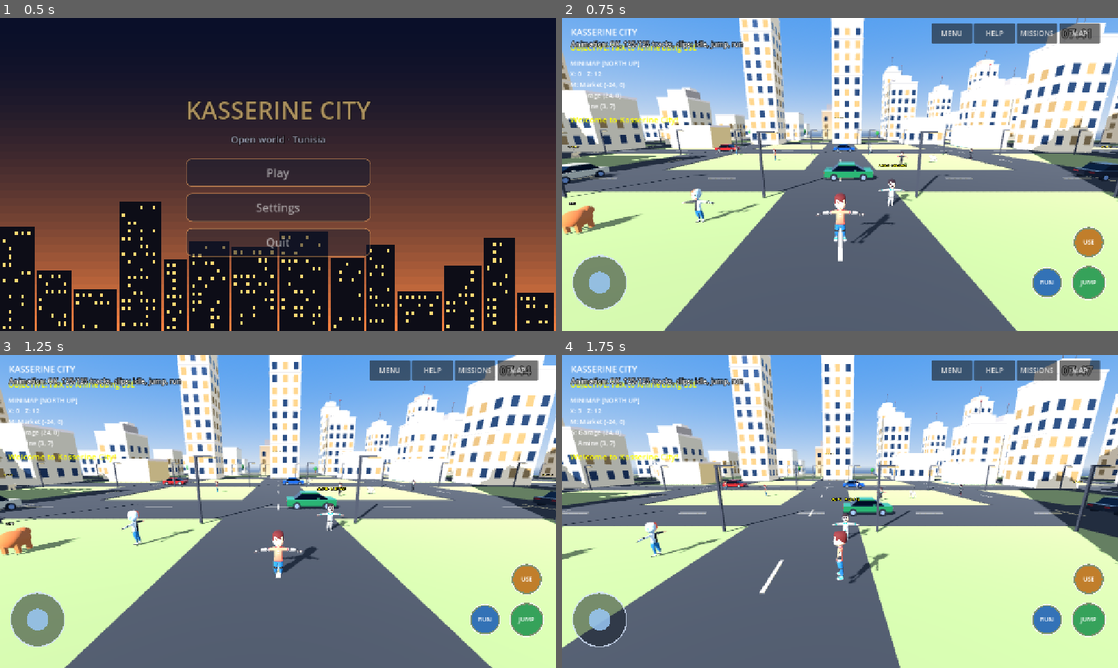
Above: before the commit, frames 1-4 (two rows, left to right).
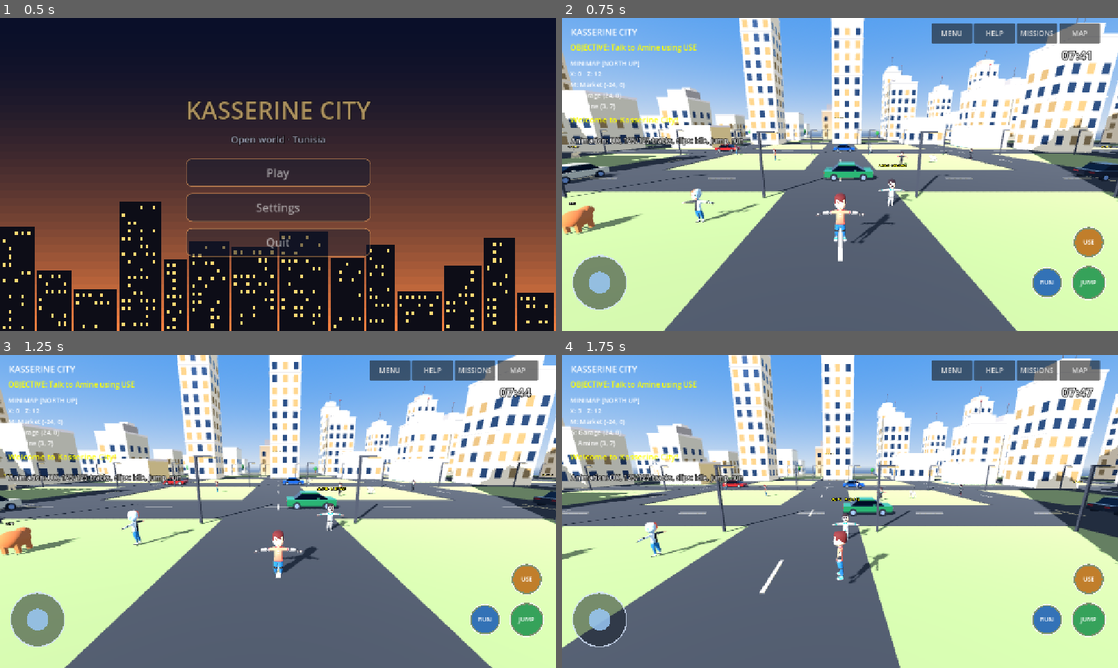
Above: after the commit, the same moments.

Repository: Gass-OS/Kasserine-City
Game: Godot game, scene res://menu.tscn
The game is run twice, just before and just after one commit, with the same random seed, the same clock (stepped at 60 frames per second) and the same inputs.
Inputs (mouse positions are in pixels of both pictures, inside the frame that each line leads up to):
- Up to frame 1 (0.5 s): no input
- Up to frame 2 (0.75 s): click "Play" at 0.5 s
- Up to frame 3 (1.25 s): no input
- Up to frame 4 (1.75 s): move the mouse to (962, 495) at 1.27 s; hold D from 1.28 s (still down); click (962, 495) at 1.42 s; tap Space at 1.52 s

Frame 1 is identical in both runs. In frame 2, 1.3% of the frame differs, in the area x 1-96%, y 3-41%; in frame 3, 1.4%; in frame 4, 1.4%.

Commit message:
Stage 4: conversations face each other, mission chain, main menu button

Diff:
--- a/main.tscn
+++ b/main.tscn
@@ -1,10 +1,11 @@
-[gd_scene load_steps=6 format=3]
+[gd_scene load_steps=7 format=3]
 
 [ext_resource type="Script" path="res://scripts/world.gd" id="1"]
 [ext_resource type="Script" path="res://scripts/daynight.gd" id="2"]
 [ext_resource type="Script" path="res://scripts/night_glow.gd" id="3"]
 [ext_resource type="Script" path="res://scripts/dialogue.gd" id="4"]
 [ext_resource type="Script" path="res://scripts/anim_driver.gd" id="5"]
+[ext_resource type="Script" path="res://scripts/missions_plus.gd" id="6"]
 
 [node name="KasserineCity" type="Node3D"]
 script = ExtResource("1")
@@ -20,3 +21,6 @@
 
 [node name="AnimDriver" type="Node" parent="."]
 script = ExtResource("5")
+
+[node name="MissionsPlus" type="Node" parent="."]
+script = ExtResource("6")
--- a/scripts/anim_driver.gd
+++ b/scripts/anim_driver.gd
@@ -14,7 +14,7 @@
     layer.layer = 20
     add_child(layer)
     label = Label.new()
-    label.position = Vector2(20, 48)
+    label.position = Vector2(20, 270)
     label.add_theme_font_size_override("font_size", 16)
     label.add_theme_constant_override("outline_size", 5)
     label.add_theme_color_override("font_outline_color", Color.BLACK)
--- a/scripts/daynight.gd
+++ b/scripts/daynight.gd
@@ -51,7 +51,7 @@
 	clock.add_theme_font_size_override("font_size", 28)
 	clock.add_theme_constant_override("outline_size", 6)
 	clock.add_theme_color_override("font_outline_color", Color.BLACK)
-	clock.position = Vector2(get_viewport().get_visible_rect().size.x - 130.0, 14.0)
+	clock.position = Vector2(get_viewport().get_visible_rect().size.x - 130.0, 64.0)
 	layer.add_child(clock)
 
 func is_night() -> bool:
--- a/scripts/dialogue.gd
+++ b/scripts/dialogue.gd
@@ -118,9 +118,34 @@
     await get_tree().create_timer(hold).timeout
     root.visible = false
 
-func _converse(a: Node3D, b: Node3D, lines: Array) -> void:
+func _converse_old(a: Node3D, b: Node3D, lines: Array) -> void:
     busy = true
     await _say(a, lines[0], 1.6)
     await _say(b, lines[1], 1.6)
     busy = false
     timer = randf_range(5.0, 11.0)
+
+func _face(a: Node3D, b: Node3D) -> void:
+    var d := b.position - a.position
+    d.y = 0.0
+    if d.length() > 0.01:
+        a.rotation.y = atan2(-d.x, -d.z)
+
+func _converse(a: Node3D, b: Node3D, lines: Array) -> void:
+    busy = true
+    var cw = world.get("citizen_waits")
+    var cs = world.get("citizens")
+    var ia: int = cs.find(a) if cs != null else -1
+    var ib: int = cs.find(b) if cs != null else -1
+    if cw != null:
+        if ia >= 0: cw[ia] = 90.0
+        if ib >= 0: cw[ib] = 90.0
+    _face(a, b)
+    _face(b, a)
+    await _say(a, lines[0], 1.6)
+    await _say(b, lines[1], 1.6)
+    if cw != null:
+        if ia >= 0: cw[ia] = 0.8
+        if ib >= 0: cw[ib] = 0.8
+    busy = false
+    timer = randf_range(5.0, 11.0)
--- a/scripts/gameplay.gd
+++ b/scripts/gameplay.gd
@@ -149,6 +149,12 @@
     exit_button.pressed.connect(_exit_game)
     actions.add_child(exit_button)
 
+    var to_menu = Button.new()
+    to_menu.text = "MAIN MENU"
+    to_menu.custom_minimum_size = Vector2(110, 48)
+    to_menu.pressed.connect(_to_main_menu)
+    actions.add_child(to_menu)
+
 func _open(title: String):
     panel.visible = true
     get_tree().paused = true
@@ -272,3 +278,7 @@
 
 func _add_speech_bubbles():
     pass
+
+func _to_main_menu():
+    get_tree().paused = false
+    get_tree().change_scene_to_file("res://menu.tscn")
--- /dev/null
+++ b/scripts/missions_plus.gd
@@ -0,0 +1,92 @@
+extends Node
+
+const STEPS = [
+    {"text": "Visit the School", "pos": Vector3(-36, 0, -36), "night": false},
+    {"text": "Check the Police station", "pos": Vector3(36, 0, -36), "night": false},
+    {"text": "Visit the Hospital", "pos": Vector3(-36, 0, 36), "night": false},
+    {"text": "Meet at the Cafe after dark", "pos": Vector3(36, 0, 36), "night": true},
+]
+
+var world: Node
+var gp
+var player: Node3D
+var dn
+var step := 0
+var started := false
+var done := false
+var coins := 0
+var marker: MeshInstance3D
+var coin_label: Label
+var acc := 0.0
+
+func _ready() -> void:
+    await get_tree().process_frame
+    await get_tree().process_frame
+    world = get_parent()
+    gp = world.get_node_or_null("Gameplay")
+    player = world.get_node_or_null("Player") as Node3D
+    dn = world.get_node_or_null("DayNight")
+    marker = MeshInstance3D.new()
+    var cm := CylinderMesh.new()
+    cm.top_radius = 1.2
+    cm.bottom_radius = 1.2
+    cm.height = 40.0
+    cm.radial_segments = 16
+    marker.mesh = cm
+    var m := StandardMaterial3D.new()
+    m.shading_mode = BaseMaterial3D.SHADING_MODE_UNSHADED
+    m.transparency = BaseMaterial3D.TRANSPARENCY_ALPHA
+    m.albedo_color = Color(1.0, 0.85, 0.3, 0.3)
+    m.cull_mode = BaseMaterial3D.CULL_DISABLED
+    marker.material_override = m
+    marker.cast_shadow = GeometryInstance3D.SHADOW_CASTING_SETTING_OFF
+    marker.visible = false
+    world.add_child(marker)
+    var layer := CanvasLayer.new()
+    layer.layer = 20
+    add_child(layer)
+    coin_label = Label.new()
+    coin_label.add_theme_font_size_override("font_size", 22)
+    coin_label.add_theme_constant_override("outline_size", 6)
+    coin_label.add_theme_color_override("font_outline_color", Color.BLACK)
+    coin_label.add_theme_color_override("font_color", Color(1.0, 0.85, 0.3))
+    coin_label.position = Vector2(get_viewport().get_visible_rect().size.x - 190.0, 100.0)
+    coin_label.visible = false
+    layer.add_child(coin_label)
+
+func _process(delta: float) -> void:
+    if gp == null or player == null or done or marker == null:
+        return
+    if int(gp.mission) < 4:
+        return
+    if not started:
+        started = true
+        gp._notice("New missions unlocked! Explore the whole city.")
+        coin_label.visible = true
+        coin_label.text = "Dinars: 0"
+    var s: Dictionary = STEPS[step]
+    var target: Vector3 = s["pos"]
+    marker.visible = true
+    marker.global_position = target + Vector3(0, 20, 0)
+    var dx: float = player.global_position.x - target.x
+    var dz: float = player.global_position.z - target.z
+    var dist := Vector2(dx, dz).length()
+    var night_ok: bool = (not s["night"]) or (dn != null and dn.is_night())
+    acc += delta
+    if acc > 0.25:
+        acc = 0.0
+        if night_ok:
+            gp.objective.text = "OBJECTIVE: %s (%d m)" % [s["text"], int(dist)]
+        else:
+            gp.objective.text = "OBJECTIVE: Wait for night, then go to the Cafe (%d m)" % int(dist)
+    if dist < 7.0 and night_ok:
+        coins += 100
+        coin_label.text = "Dinars: %d" % coins
+        step += 1
+        if step >= STEPS.size():
+            done = true
+            marker.visible = false
+            gp.objective.text = "ALL MISSIONS COMPLETED - explore freely!"
+            gp._notice("All missions complete! Total: %d dinars" % coins)
+        else:
+            gp._notice("Mission complete! +100 dinars")
